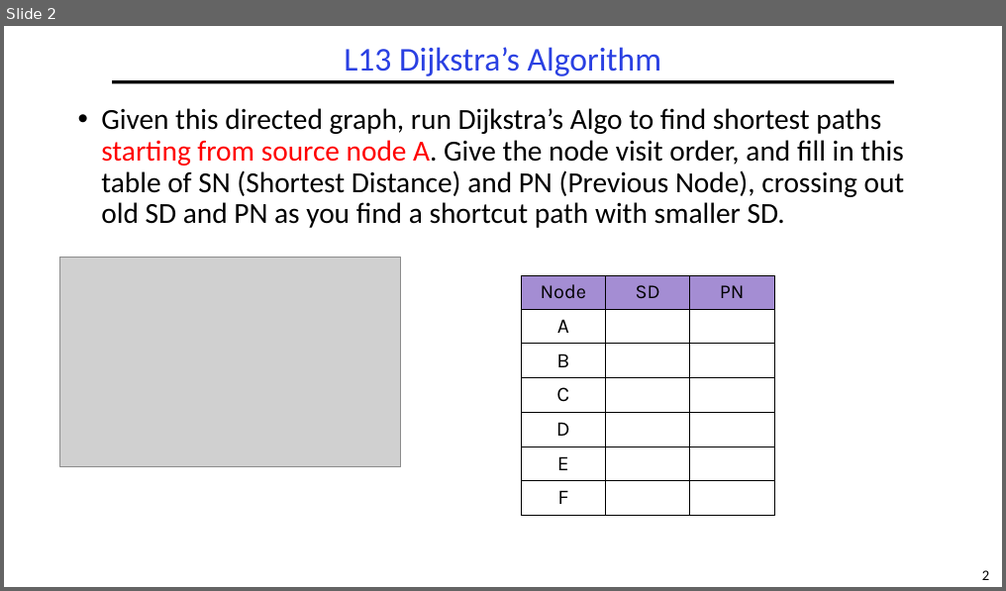
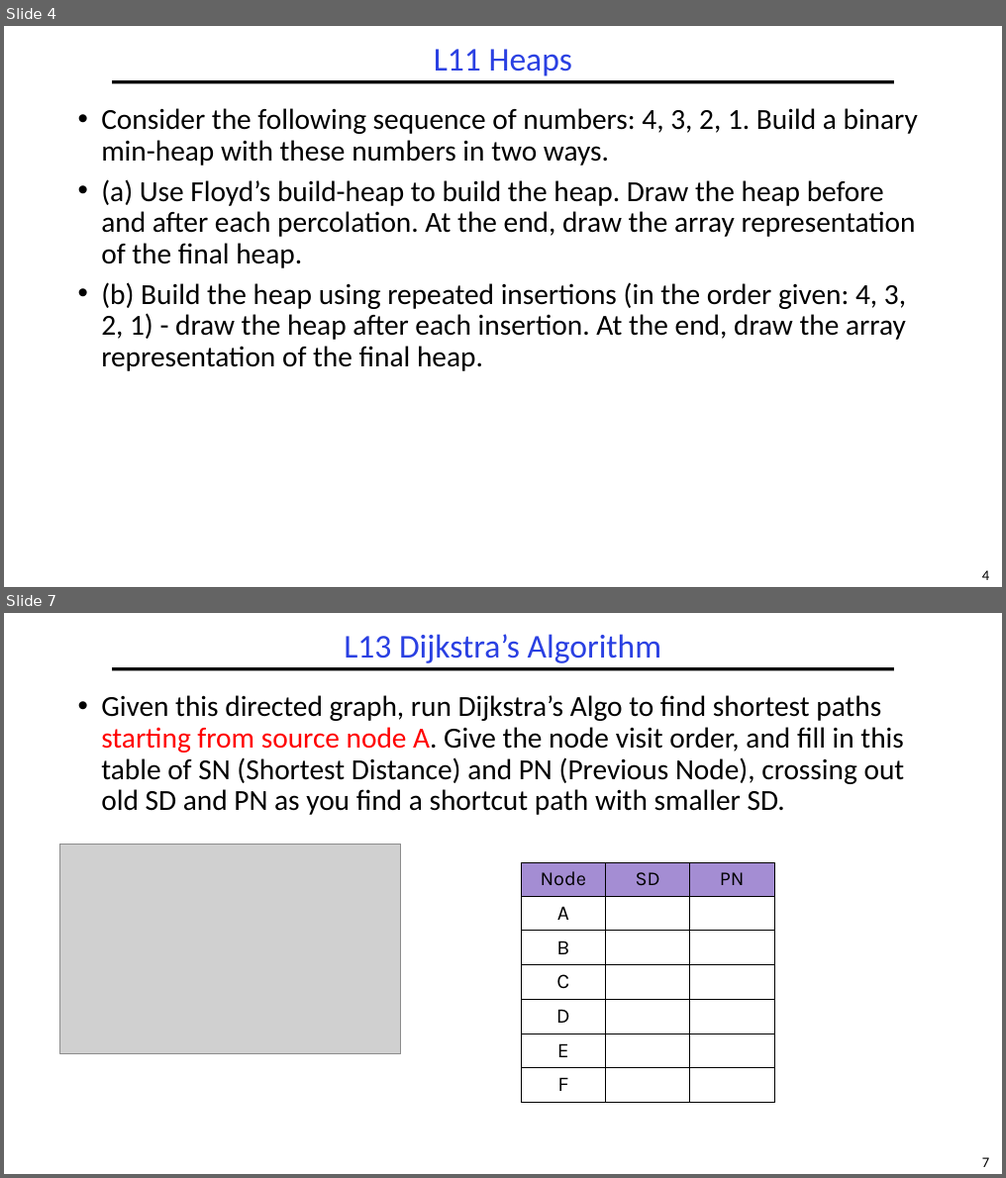
Before and after one commit to guhofstra/CSC111Fa25, a slide deck: PPTs/Exam/CSC017 Final Exam Sample Sp2025 ANS.pptx. Shown one above the other, each under a label of ours: slide 2 before the commit, slides 4 and 7 after it; the slides between them are not shown. The pictures are 1006x591 and 1006x1178 pixels, drawn with LibreOffice and Linux fonts; fonts in the diff are those of the drawing; grey boxes stand for pictures. Boxes give left, top, right and bottom in pixels: in the first picture for what was removed or moved away, otherwise in the second. Text is boxed around its words. In the diff, an @@ line names an element or a change of style, - is before the commit and + after.

```diff
--- a/PPTs/Exam/CSC017 Final Exam Sample Sp2025 ANS.pptx
+++ b/PPTs/Exam/CSC017 Final Exam Sample Sp2025 ANS.pptx
@@ slide 4 added at [4,26,1002,587], background #FFFFFF; not listed: 2 template elements that a slide beside it also shows @@
@@ title added at [434,49,572,76], 32 pt, text #2A40E2 @@
+L11 Heaps
@@ text added at [101,108,918,372], 28 pt, text #000000 @@
+• Consider the following sequence of numbers: 4, 3, 2, 1. Build a binary min-heap with these numbers in two ways.
+• (a) Use Floyd’s build-heap to build the heap. Draw the heap before and after each percolation. At the end, draw the array representation of the final heap.
+• (b) Build the heap using repeated insertions (in the order given: 4, 3, 2, 1) - draw the heap after each insertion. At the end, draw the array representation of the final heap.
@@ what was slide 2 is now slide 7 @@
@@ page number at [982,1157,989,1167]: text changed @@
-2
+7
```
Also in this commit, not shown: 5 slides changed, 6 other slides added, 7 other files.
